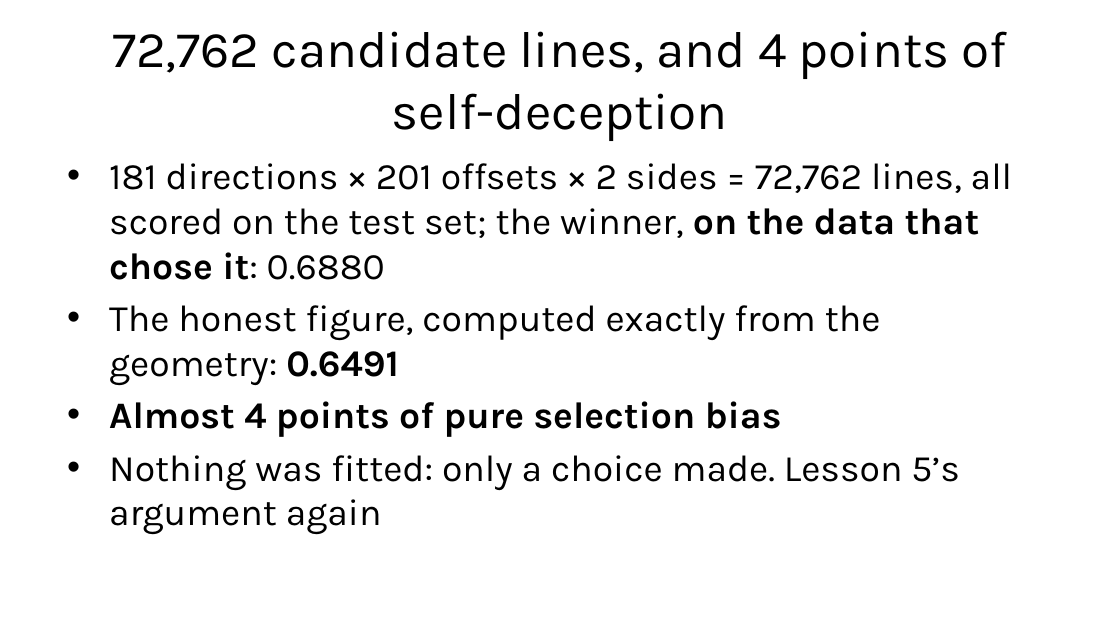
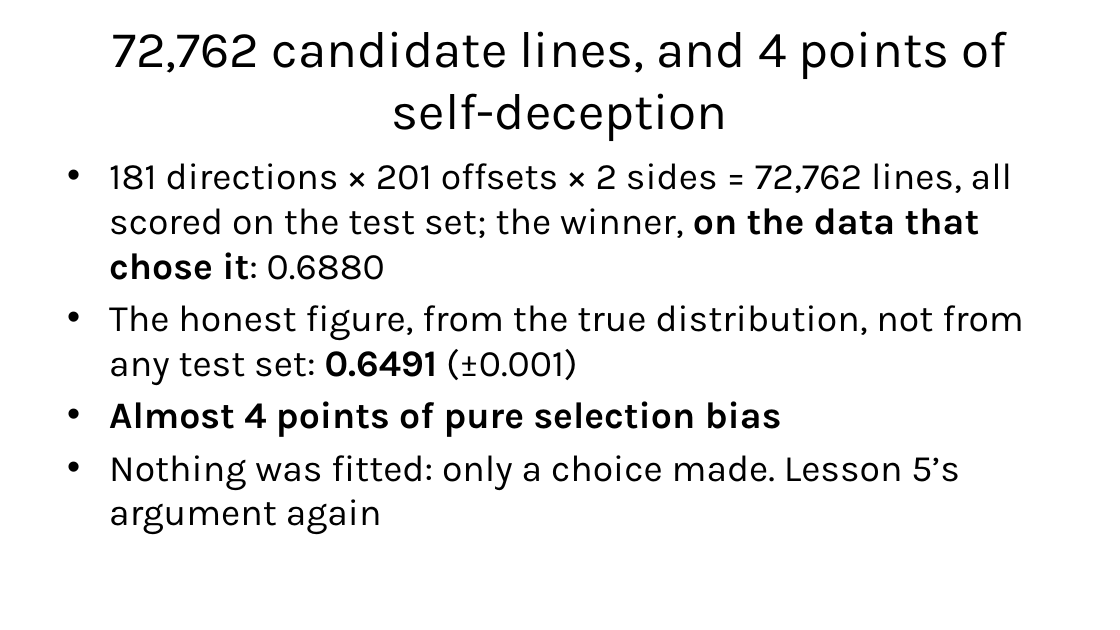
Before and after one commit to fabioantonini/technologies-for-artificial-intelligence, a slide deck: slide 16 of Lessons/09_neural_networks/Slides/neural_networks_slides.pptx. Drawn at 1120x630 pixels with LibreOffice and Linux fonts; fonts in the diff are those of the drawing; background and template pictures are left out. Boxes give left, top, right and bottom in pixels: in the first picture for what was removed or moved away, otherwise in the second. Text is boxed around its words. In the diff, an @@ line names an element or a change of style, - is before the commit and + after.

```diff
--- a/Lessons/09_neural_networks/Slides/neural_networks_slides.pptx
+++ b/Lessons/09_neural_networks/Slides/neural_networks_slides.pptx
@@ text at (109, 305, 1024, 385): text changed @@
-• The honest figure, computed exactly from the geometry: 0.6491
+• The honest figure, from the true distribution, not from any test set: 0.6491 (±0.001)
```
Also in this commit, not shown: 3 other files.
